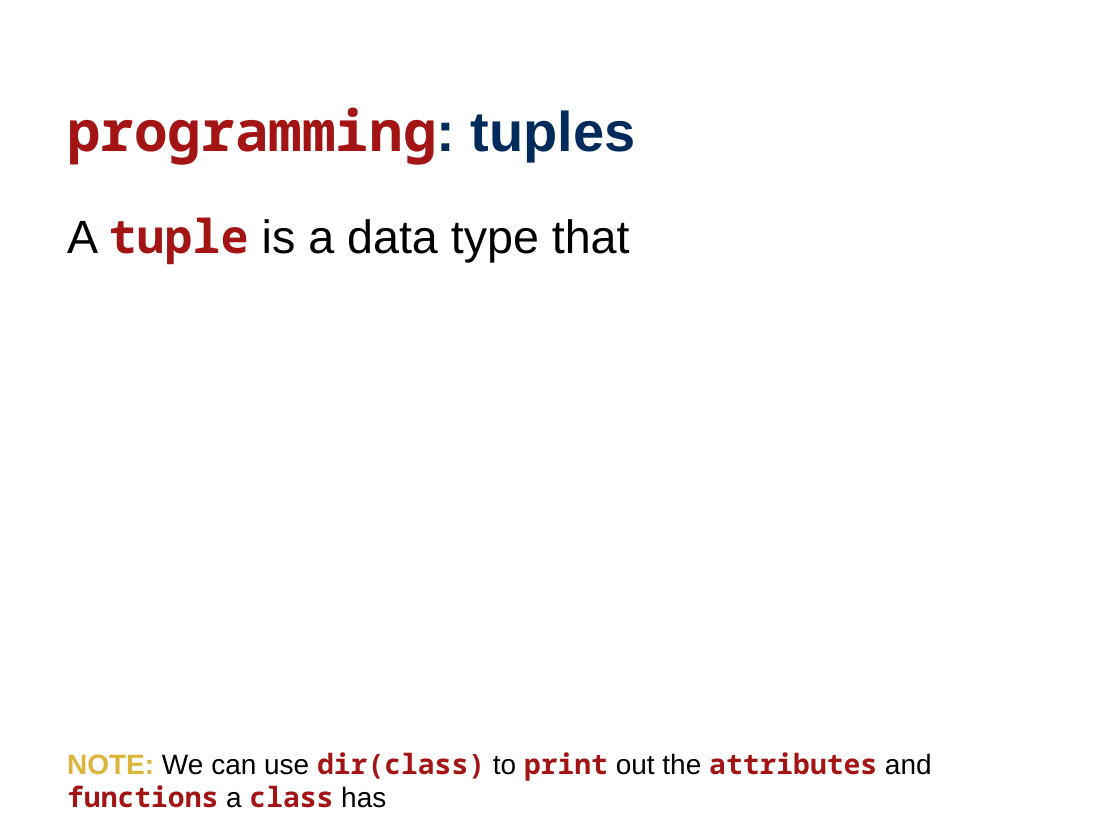
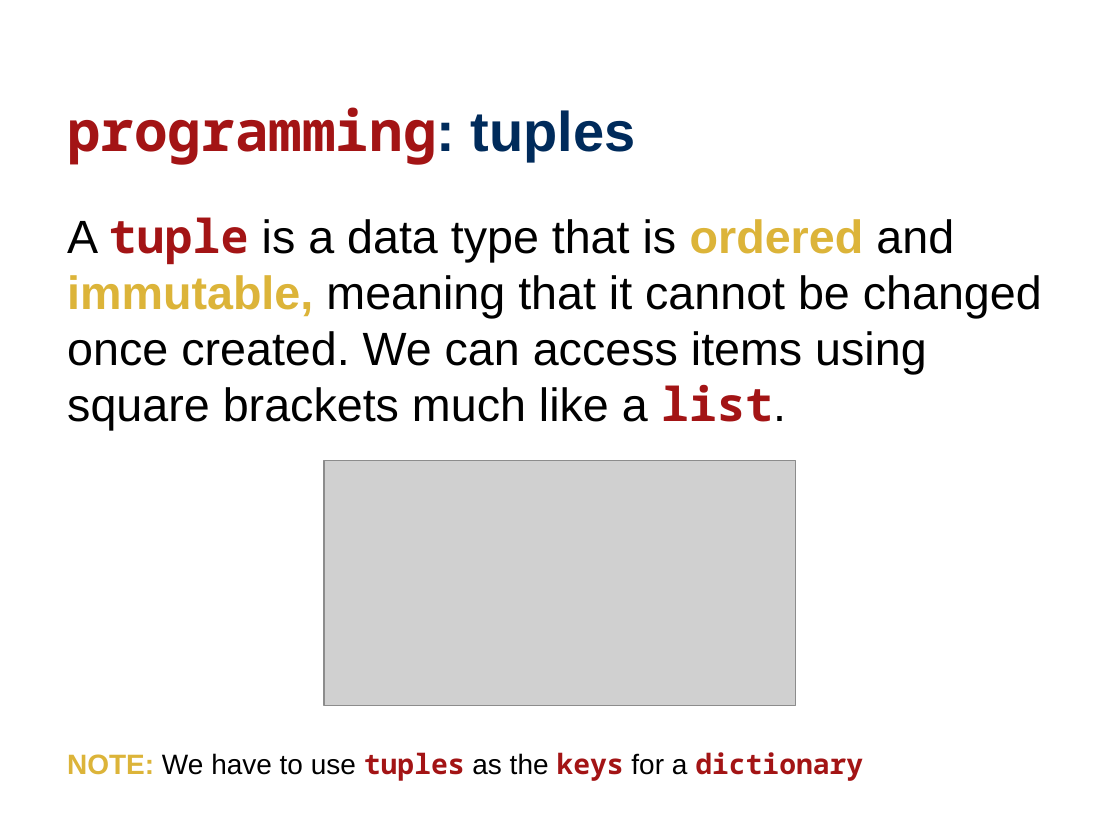
Before and after one commit to wtheisen/nd-cse-10124-lectures, a slide deck: slide 5 of Blank/Lecture_04_ Tokenization.pptx. Drawn at 1120x840 pixels with LibreOffice and Linux fonts; fonts in the diff are those of the drawing; grey boxes stand for pictures. Boxes give left, top, right and bottom in pixels: in the first picture for what was removed or moved away, otherwise in the second. Text is boxed around its words. In the diff, an @@ line names an element or a change of style, - is before the commit and + after.

```diff
--- a/Blank/Lecture_04_ Tokenization.pptx
+++ b/Blank/Lecture_04_ Tokenization.pptx
@@ text at box(67, 217, 1042, 431): text changed @@
-A tuple is a data type that
+A tuple is a data type that is ordered and immutable, meaning that it cannot be changed once created. We can access items using square brackets much like a list.
@@ picture added at box(324, 460, 795, 706) @@
@@ text at box(67, 752, 863, 781): text changed; font Noto Sans Mono to Arial; text colour #A31415 to #000000 @@
-NOTE: We can use dir(class) to print out the attributes and functions a class has
+NOTE: We have to use tuples as the keys for a dictionary
```
Also in this commit, not shown: 2 other slides changed, 1 slide added, 1 slide removed, 2 other files.
